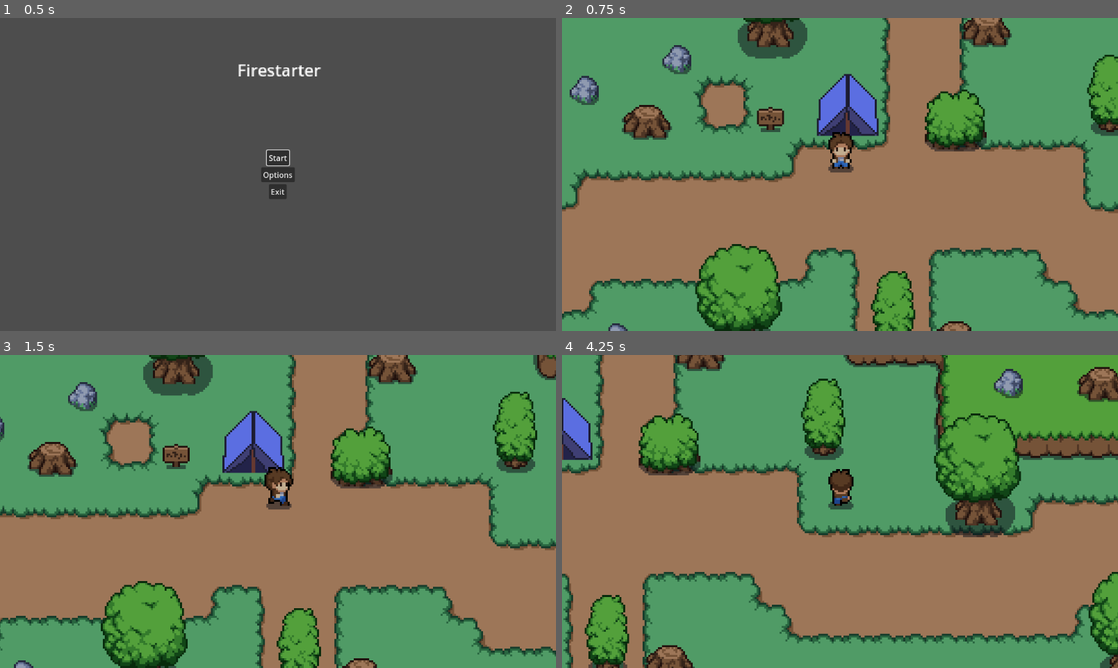
Above: before the commit, frames 1-4 (two rows, left to right).
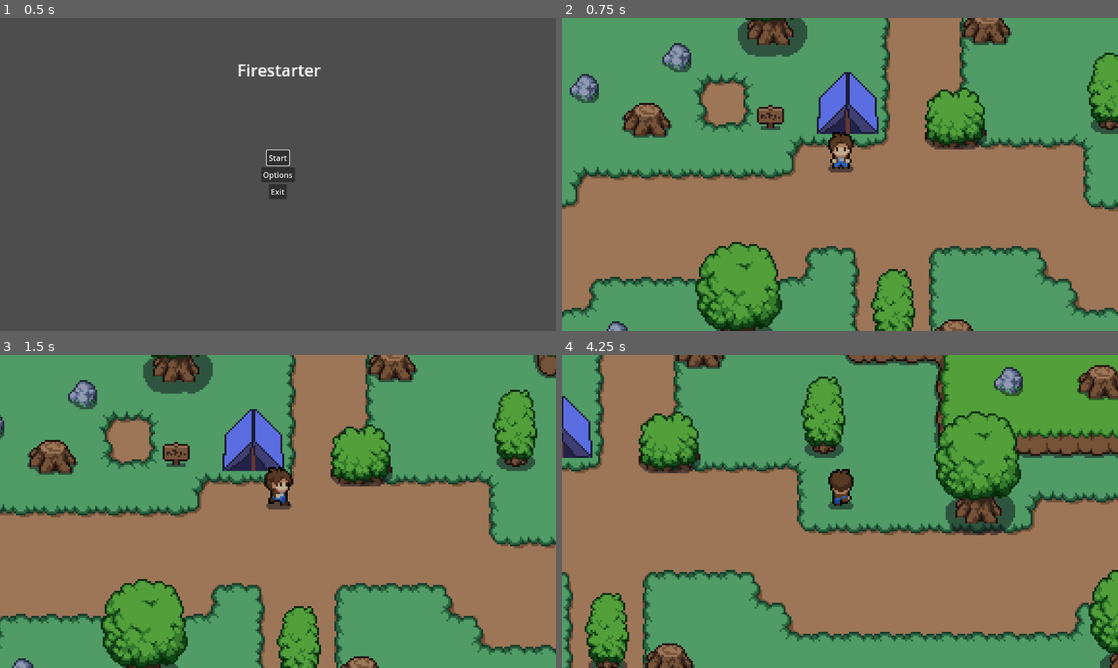
Above: after the commit, the same moments.

Repository: jo9182/Firestarter
Game: Godot game, scene res://scenes/menu.tscn
Two runs of this game, one before a commit and one after it. Both use one fixed random seed, a clock stepped at 60 frames per second and the inputs below.
Inputs:
- Up to frame 1 (0.5 s): no input
- Up to frame 2 (0.75 s): click "Start" at 0.5 s
- Up to frame 3 (1.5 s): hold Right (right) from 1.28 s (still down)
- Up to frame 4 (4.25 s): release Right (right) at 2.03 s; hold Down (down) 2.03-2.78 s; hold Right (right) 2.78-3.53 s; hold Up (up) from 3.53 s (still down)

Frame 1 is identical in both runs. In frame 2, 10% of the frame differs, in the area x 0-100%, y 0-100%; in frame 3, 10%; in frame 4, 11%.

Commit message:
Zander is a fool

Diff:
--- a/scenes/world.tscn
+++ b/scenes/world.tscn
@@ -281,7 +281,6 @@
 
 [node name="TileMap" type="TileMap" parent="."]
 y_sort_enabled = true
-position = Vector2(0, 1)
 tile_set = SubResource("TileSet_ic0uy")
 format = 2
 
@@ -304,6 +303,7 @@
 tile_set = SubResource("TileSet_ic0uy")
 
 [node name="lazyWayOut" type="TileMapLayer" parent="TileMap"]
+visible = false
 tile_map_data = PackedByteArray("AAAAAPz/AQAAAAAAAAABAPz/AQAAAAAAAAACAPz/AQAAAAAAAAADAPz/AQAAAAAAAAAEAPz/AQAAAAAAAAAFAP …(576 unchanged characters)…
 tile_set = SubResource("TileSet_o8fc1")
 
